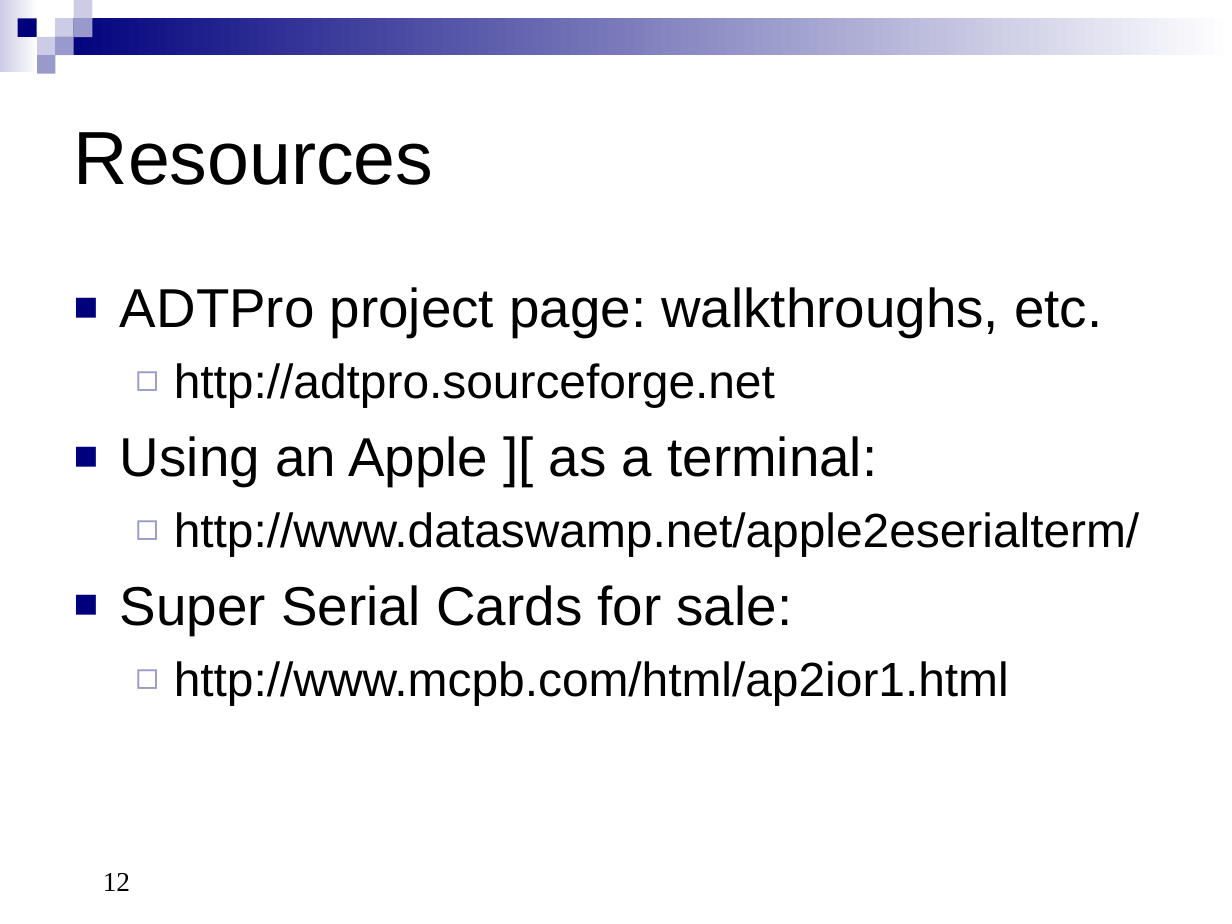
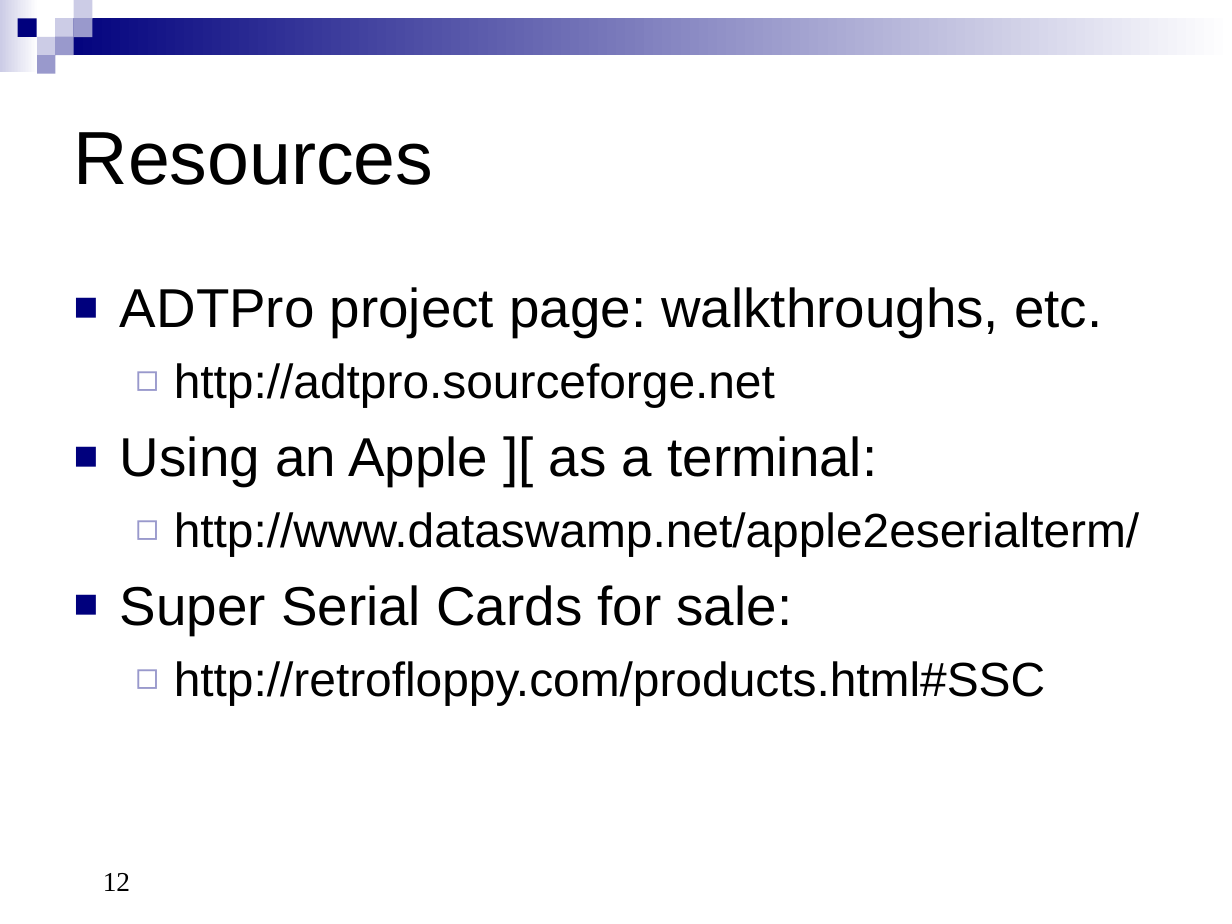
Before and after one commit to knghtbrd/adtpro, a slide deck: slide 12 of doc/src/site/resources/ADTProIntro.ppt. Drawn at 1232x924 pixels with LibreOffice and Linux fonts; fonts in the diff are those of the drawing. Boxes give left, top, right and bottom in pixels: in the first picture for what was removed or moved away, otherwise in the second. Text is boxed around its words. In the diff, an @@ line names an element or a change of style, - is before the commit and + after.

```diff
--- a/doc/src/site/resources/ADTProIntro.ppt
+++ b/doc/src/site/resources/ADTProIntro.ppt
@@ text at (x1=174, y1=661, x2=1045, y2=705): text changed @@
-  ◻ http://www.mcpb.com/html/ap2ior1.html
+  ◻ http://retrofloppy.com/products.html#SSC
```
Also in this commit, not shown: 4 other slides changed, 1 slide added, 1 slide removed.
